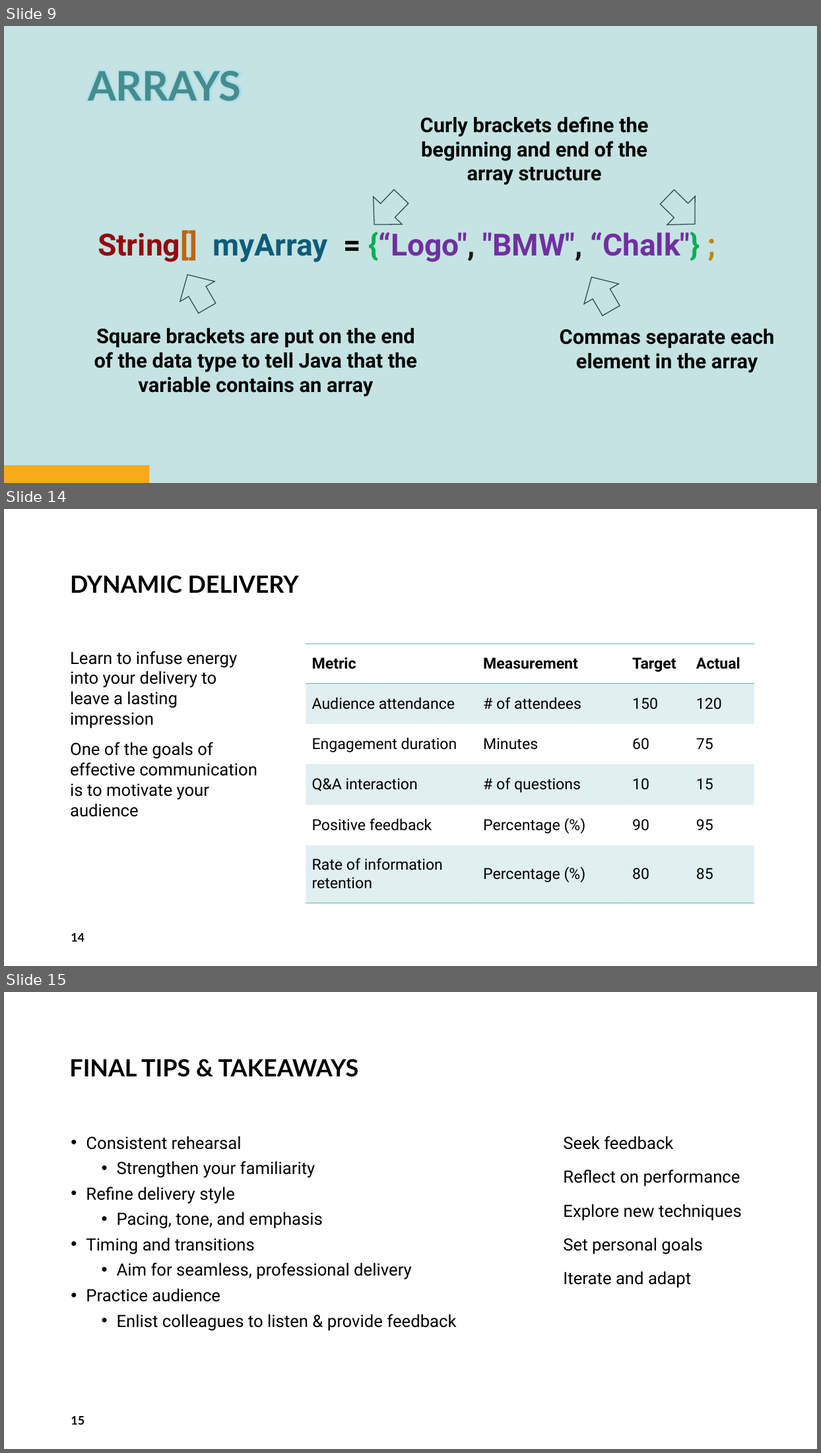
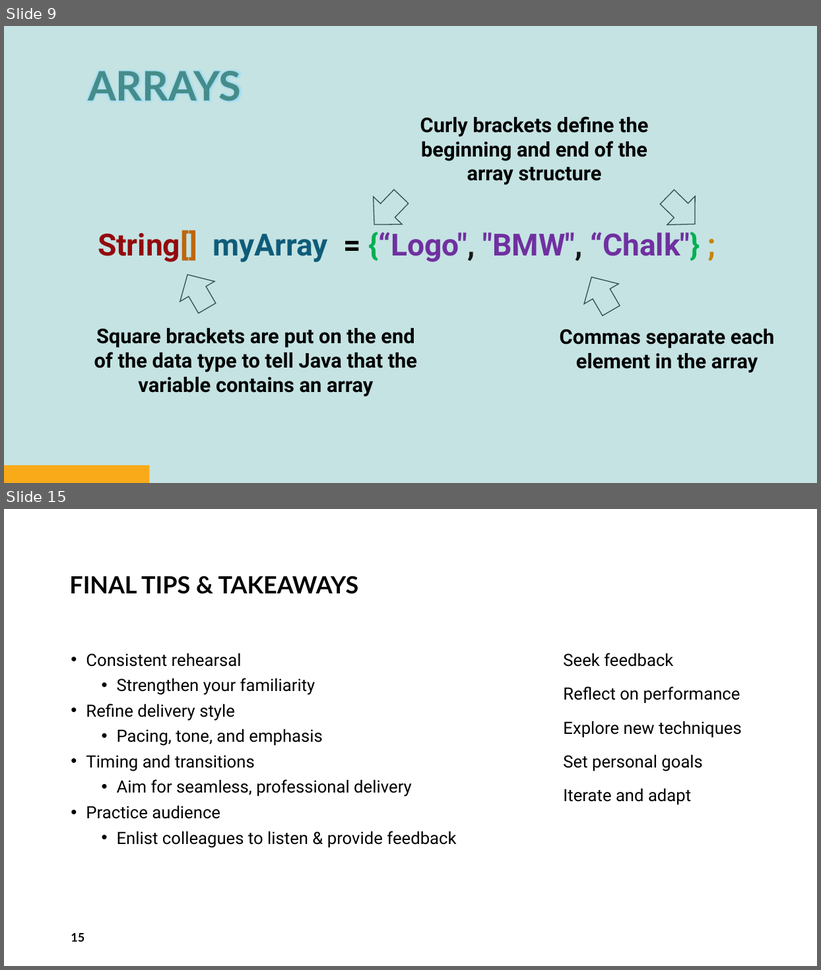
Before and after one commit to AlmightyHairball/RobotJavaClass2024, a slide deck: Presentation/Part-1.pptx. Shown one above the other, each under a label of ours: slides 9, 14 and 15 before the commit, slides 9 and 15 after it; the slides between them are not shown. The pictures are 821x1453 and 821x970 pixels, drawn with LibreOffice and Linux fonts; fonts in the diff are those of the drawing; background and template pictures are left out. Boxes give left, top, right and bottom in pixels: in the first picture for what was removed or moved away, otherwise in the second. Text is boxed around its words. In the diff, an @@ line names an element or a change of style, - is before the commit and + after.

```diff
--- a/Presentation/Part-1.pptx
+++ b/Presentation/Part-1.pptx
@@ slide 14 removed at <box>4,509,817,966</box>, background #FFFFFF @@
@@ title removed at <box>70,575,299,593</box> @@
-DYNAMIC DELIVERY
@@ table removed at <box>306,644,755,904</box>, 6 rows, 4 columns @@
-Metric | Measurement | Target | Actual
-Audience attendance | # of attendees | 150 | 120
-Engagement duration | Minutes | 60 | 75
-Q&A interaction | # of questions | 10 | 15
-Positive feedback | Percentage (%) | 90 | 95
-Rate of information retention | Percentage (%) | 80 | 85
@@ text removed at <box>70,651,257,817</box> @@
-Learn to infuse energy into your delivery to leave a lasting impression
-One of the goals of effective communication is to motivate your audience
@@ page number removed at <box>71,933,85,942</box> @@
-14
```
Also in this commit, not shown: 8 slides changed, 1 slide added, 1 other file.
